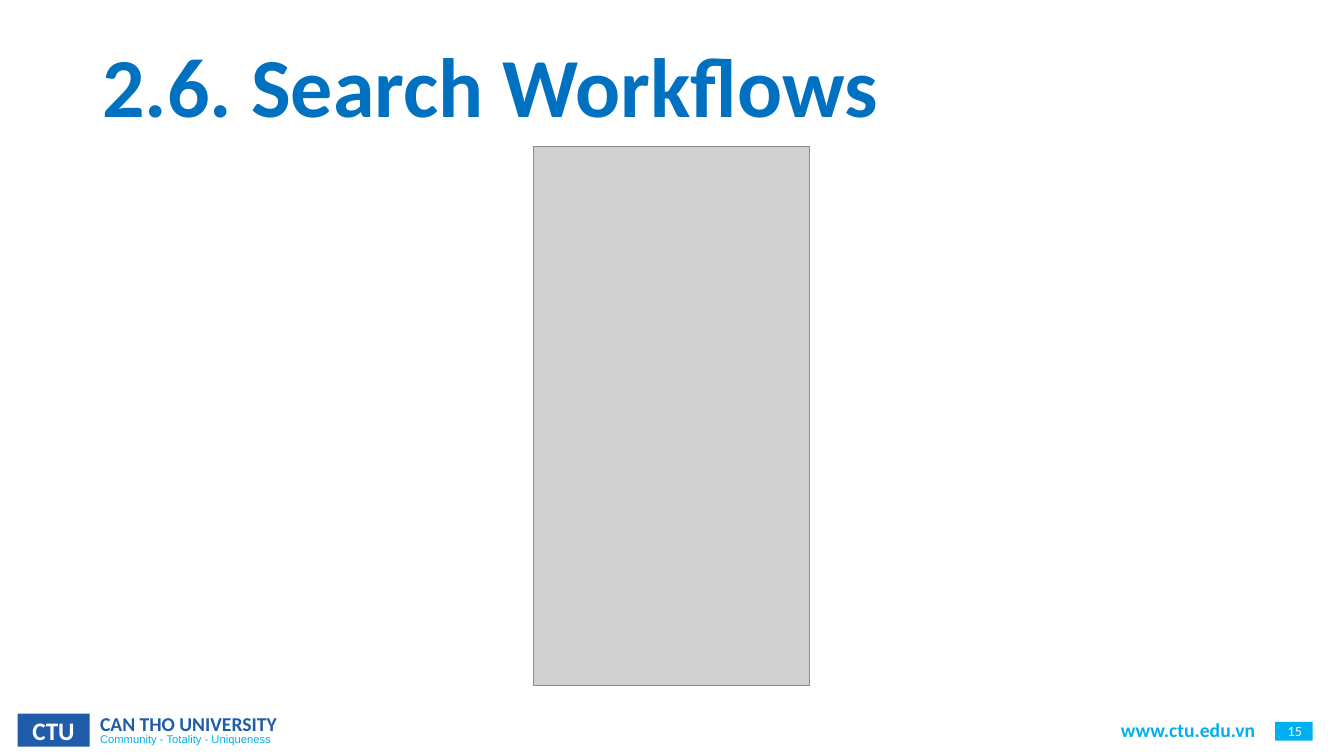
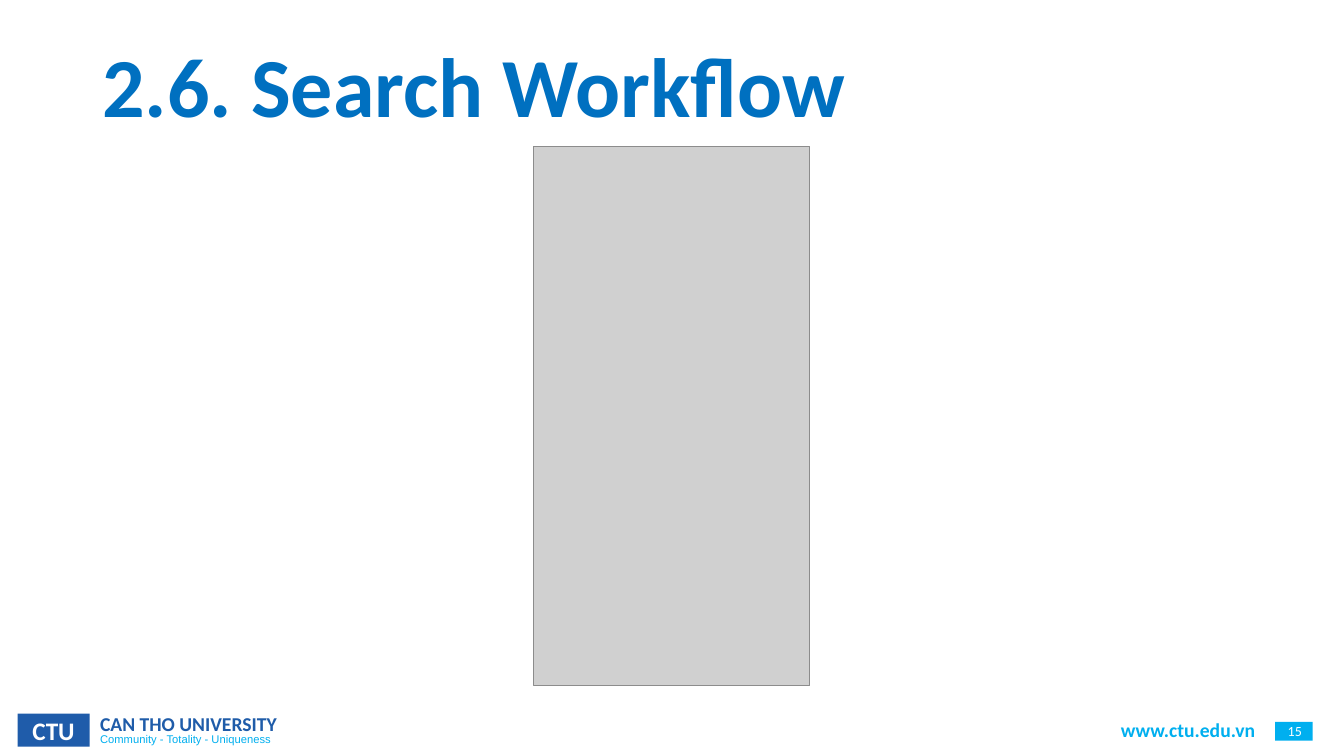
Before and after one commit to CommonHouseCat/fungiscan-mushroom-identifier, a slide deck: slide 15 of Báo cáo/GraduationThesis.pptx. Drawn at 1344x756 pixels with LibreOffice and Linux fonts; fonts in the diff are those of the drawing; grey boxes stand for pictures; background and template pictures are left out. Boxes give left, top, right and bottom in pixels: in the first picture for what was removed or moved away, otherwise in the second. Text is boxed around its words. In the diff, an @@ line names an element or a change of style, - is before the commit and + after.

```diff
--- a/Báo cáo/GraduationThesis.pptx
+++ b/Báo cáo/GraduationThesis.pptx
@@ title at (102,58,845,118): text changed @@
-2.6. Search Workflows
+2.6. Search Workflow
```
Also in this commit, not shown: 9 other slides changed.
